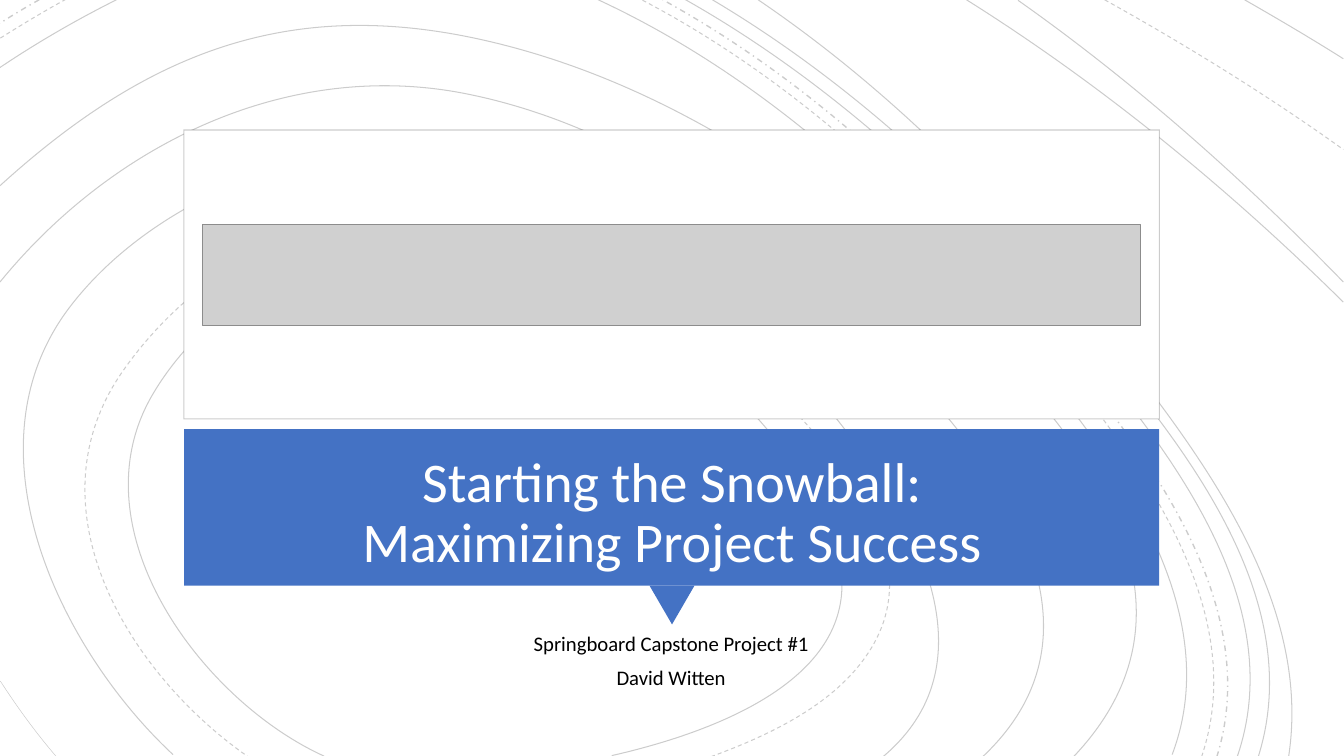
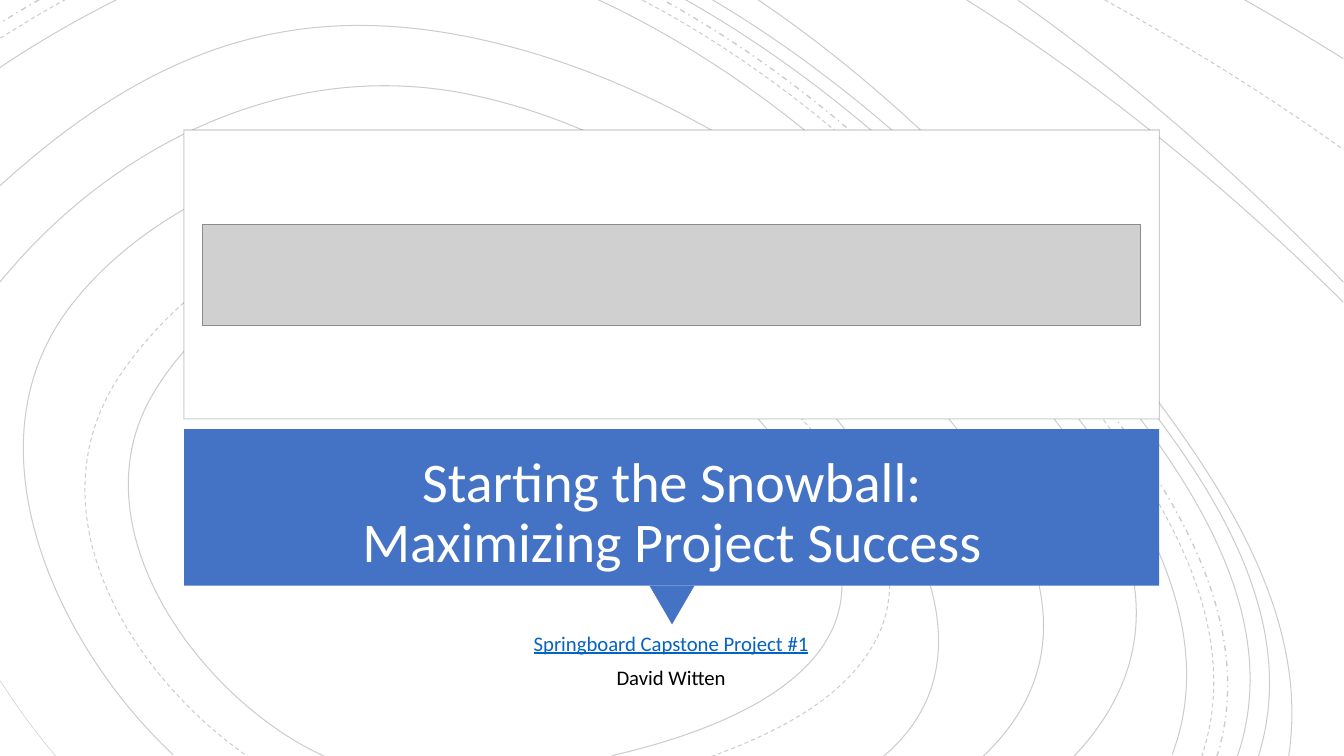
Before and after one commit to dwitten392/Springboard---DW, a slide deck: slide 1 of Capstone 1 - Kickstarter/Kickstarter - Starting the Snowball.pptx. Drawn at 1344x756 pixels with LibreOffice and Linux fonts; fonts in the diff are those of the drawing; grey boxes stand for pictures. Boxes give left, top, right and bottom in pixels: in the first picture for what was removed or moved away, otherwise in the second. Text is boxed around its words. In the diff, an @@ line names an element or a change of style, - is before the commit and + after.

Commit message:
hyperlink for linkedin

```diff
--- a/Capstone 1 - Kickstarter/Kickstarter - Starting the Snowball.pptx
+++ b/Capstone 1 - Kickstarter/Kickstarter - Starting the Snowball.pptx
@@ subtitle at <box>534,636,809,655</box>: text colour #000000 to #0563C1, underline on in "Springboard Capstone Project #1" @@
```
